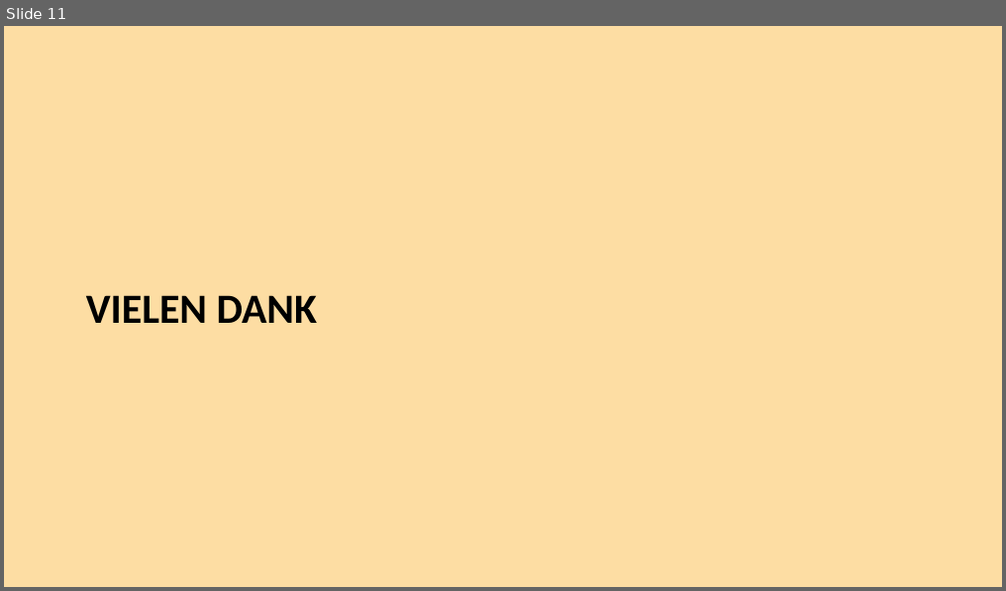
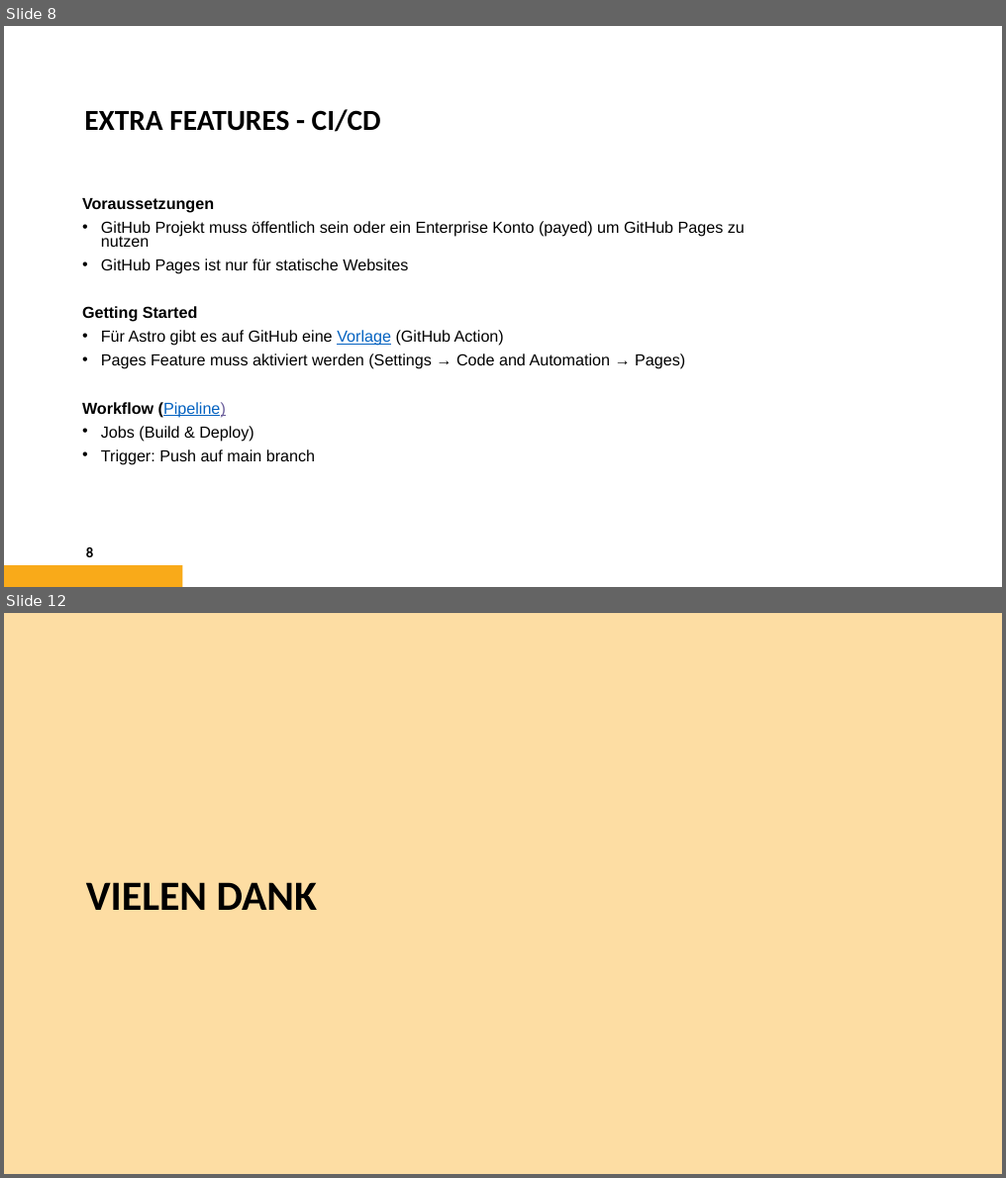
Before and after one commit to patricjenni/kochrezepte, a slide deck: docs/Präsentation_Kochrezepte.pptx. Shown one above the other, each under a label of ours: slide 11 before the commit, slides 8 and 12 after it; the slides between them are not shown. The pictures are 1006x591 and 1006x1178 pixels, drawn with LibreOffice and Linux fonts; fonts in the diff are those of the drawing; background and template pictures are left out. Boxes give left, top, right and bottom in pixels: in the first picture for what was removed or moved away, otherwise in the second. Text is boxed around its words. In the diff, an @@ line names an element or a change of style, - is before the commit and + after.

Commit message:
Add extra features to presentation

```diff
--- a/docs/Präsentation_Kochrezepte.pptx
+++ b/docs/Präsentation_Kochrezepte.pptx
@@ slide 8 added at [4, 26, 1002, 587], background #FFFFFF @@
@@ title added at [84, 109, 381, 132], 28 pt, text #000000, bold @@
+EXTRA FEATURES - CI/CD
@@ text added at [82, 198, 745, 466], 15.4 pt, text #000000 @@
+Voraussetzungen
+• GitHub Projekt muss öffentlich sein oder ein Enterprise Konto (payed) um GitHub Pages zu nutzen
+• GitHub Pages ist nur für statische Websites
+Getting Started
+• Für Astro gibt es auf GitHub eine Vorlage (GitHub Action)
+• Pages Feature muss aktiviert werden (Settings → Code and Automation → Pages)
+Workflow (Pipeline)
+• Jobs (Build & Deploy)
+• Trigger: Push auf main branch
@@ page number added at [86, 548, 93, 558], 14 pt, text #000000, bold @@
+8
@@ rectangle added at [4, 566, 183, 587], fill #F9AA19 @@
@@ what was slide 11 is now slide 12 @@
```
Also in this commit, not shown: 6 slides changed, 1 other slide added, 1 slide removed.
